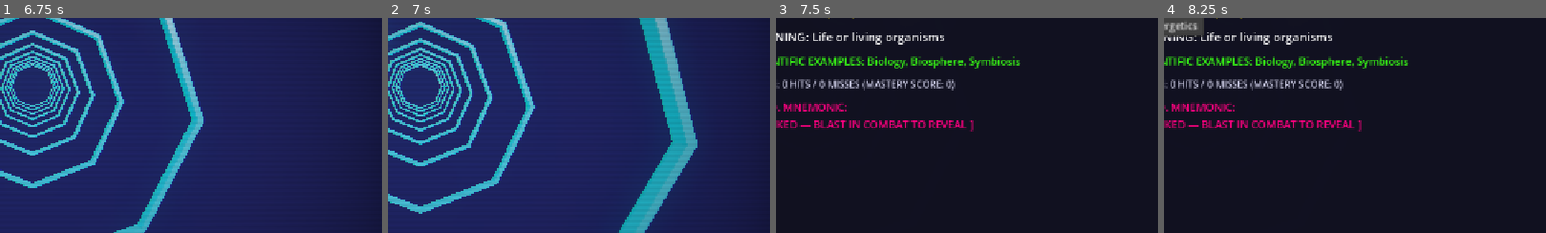
Above: before the commit, frames 1-4 (left to right).
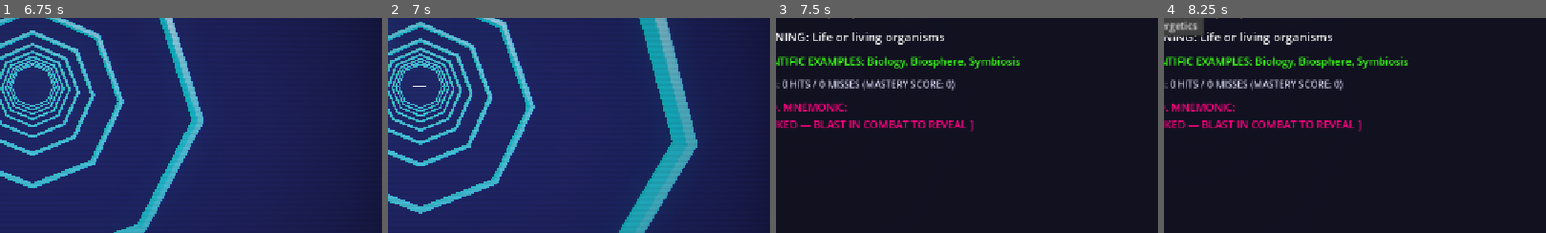
Above: after the commit, the same moments.

Repository: leouofa/isv-bro
Game: Godot game, scene res://scenes/MainMenu.tscn
The game is run twice, just before and just after one commit, with the same random seed, the same clock (stepped at 60 frames per second) and the same inputs. Sound files missing from this copy of the repository are replaced by a short silence.
Inputs (mouse positions are % of the whole screen's width and height, from its top left):
- Up to frame 1 (6.75 s): click "NEW GAME" at 0.5 s; tap Enter at 1.25 s; move the mouse to (72, 45) at 1.27 s; hold D (move_right) 1.28-2.03 s; tap C (barrel_roll) at 1.35 s; click (72, 45) at 1.42 s; move the mouse to (30, 55) at 2.02 s; hold Ctrl (airbrake) 2.03-2.78 s; tap V (boost) at 2.1 s; move the mouse to (60, 28) at 2.77 s; hold D (move_right) 2.78-3.53 s; hold Space (fire_laser) 2.78-3.53 s; move the mouse to (45, 70) at 3.52 s; hold W (move_up) 3.53-4.28 s; tap 1 (root_1) at 3.6 s; click (45, 70) at 3.67 s; move the mouse to (80, 65) at 4.27 s; hold A (move_left) 4.28-5.78 s; tap 2 (root_2) at 4.35 s; move the mouse to (20, 35) at 5.02 s; tap 3 (root_3) at 5.1 s; move the mouse to (55, 50) at 5.77 s; hold Ctrl (airbrake) 5.78-6.53 s; tap 4 (root_4) at 5.85 s; click (55, 50) at 5.92 s; move the mouse to (35, 25) at 6.52 s; hold D (move_right) from 6.53 s (still down); tap Shift (time_slow) at 6.6 s
- Up to frame 2 (7 s): keep holding D (move_right)
- Up to frame 3 (7.5 s): move the mouse to (72, 45) at 7.27 s; release D (move_right) at 7.28 s; hold W (move_up) from 7.28 s (still down); hold B (toggle_codex) from 7.28 s (still down)
- Up to frame 4 (8.25 s): release W (move_up) at 8 s; release B (toggle_codex) at 8 s; click "All Sectors (48 Roots)" at 8 s
The pictures show only the part of the screen within x 46-96%, y 24-74%; the shares and areas given below are measured in that part.

Frame 1 is identical in both runs. In frame 2, 0.2% of the frame differs, in the area x 2-15%, y 21-43%; in frame 3, less than 0.1%; in frame 4, less than 0.1%.

Commit message:
Remove collider rings from procedural hazard pool
Collider ring models were originally created as non-colliding background scenery to represent the particle accelerator tunnel. Spawning scaled-down collider rings as physical collision obstacles introduced visual ambiguity for the player, who navigates through identical tunnel geometry.

This removes the colliding ring hazard from GameWorld.gd's procedural obstacle spawner while preserving the cosmetic background tunnel rings. The hazard spawning roll window is consolidated onto crimson laser gates to maintain the established balance between obstacles and pickup items.

Diff:
--- a/scripts/GameWorld.gd
+++ b/scripts/GameWorld.gd
@@ -459,8 +459,8 @@
 	var mid: float = beat_data.get("mid", 0.1)
 	var roll := randf()
 
-	# High bass kicks trigger laser gate hazards
-	if (bass > 0.16 or roll < 0.45) and HAZARD_GATE:
+	# High bass kicks or obstacle roll triggers laser gate hazards
+	if (bass > 0.16 or roll < 0.65) and HAZARD_GATE:
 		var gate := Area3D.new()
 		gate.add_to_group("hazards")
 		gate.collision_layer = 2
@@ -484,26 +484,6 @@
 		var tw := create_tween()
 		tw.tween_property(gate, "position:z", 10.0, 3.5)
 		tw.tween_callback(gate.queue_free)
-	elif roll < 0.65 and RING_MODEL:
-		var ring_hazard := Area3D.new()
-		ring_hazard.add_to_group("hazards")
-		ring_hazard.collision_layer = 2
-		ring_hazard.collision_mask = 1
-		ring_hazard.set_meta("damage", 20.0)
-		var model: Node3D = RING_MODEL.instantiate()
-		model.scale = Vector3(0.5, 0.5, 0.5)
-		ring_hazard.add_child(model)
-		var shape := CollisionShape3D.new()
-		var box := BoxShape3D.new()
-		box.size = Vector3(2.5, 2.5, 0.6)
-		shape.shape = box
-		ring_hazard.add_child(shape)
-		ring_hazard.position = Vector3(randf_range(-3.0, 3.0), randf_range(-1.8, 1.8), -60.0)
-		_get_objects_container().add_child(ring_hazard)
-
-		var tw := create_tween()
-		tw.tween_property(ring_hazard, "position:z", 10.0, 3.2)
-		tw.tween_callback(ring_hazard.queue_free)
 	elif roll < 0.82 and PICKUP_COOLANT:
 		_spawn_pickup(PICKUP_COOLANT, "pickup_coolant")
 	elif PICKUP_SHIELD:
